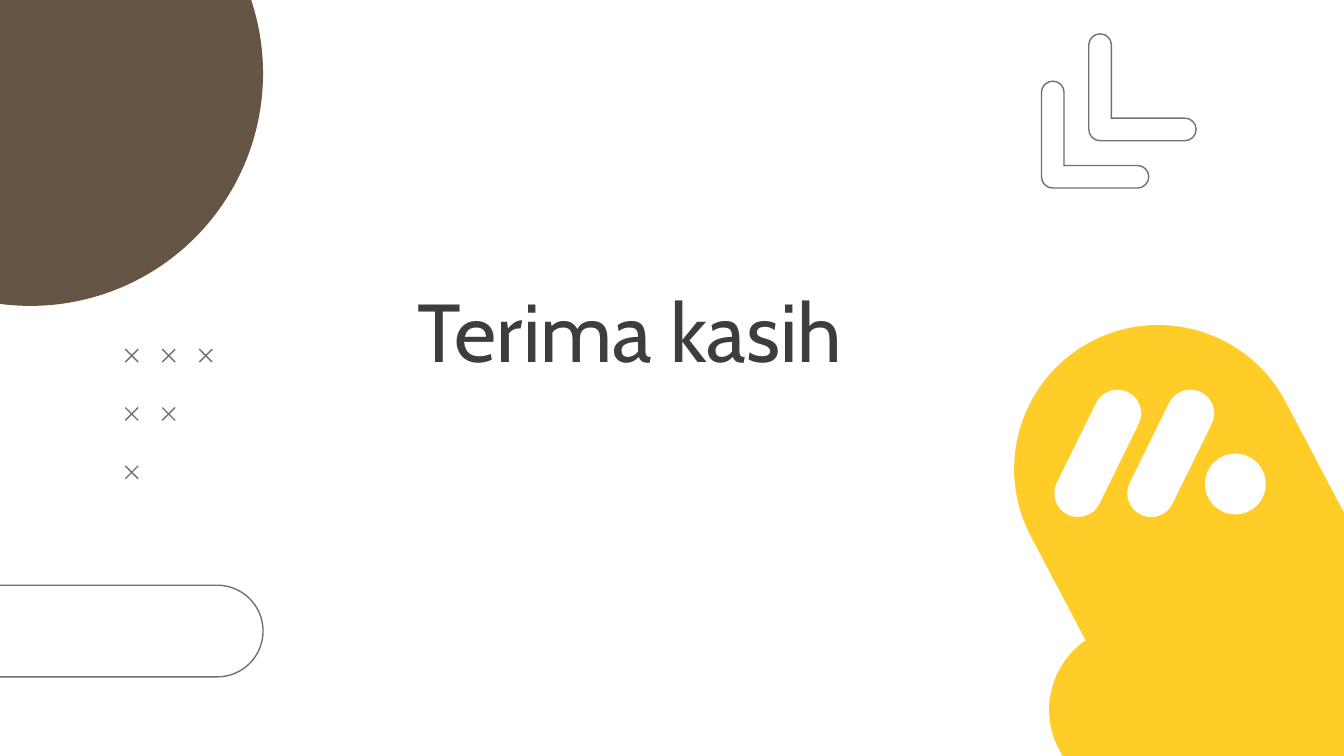
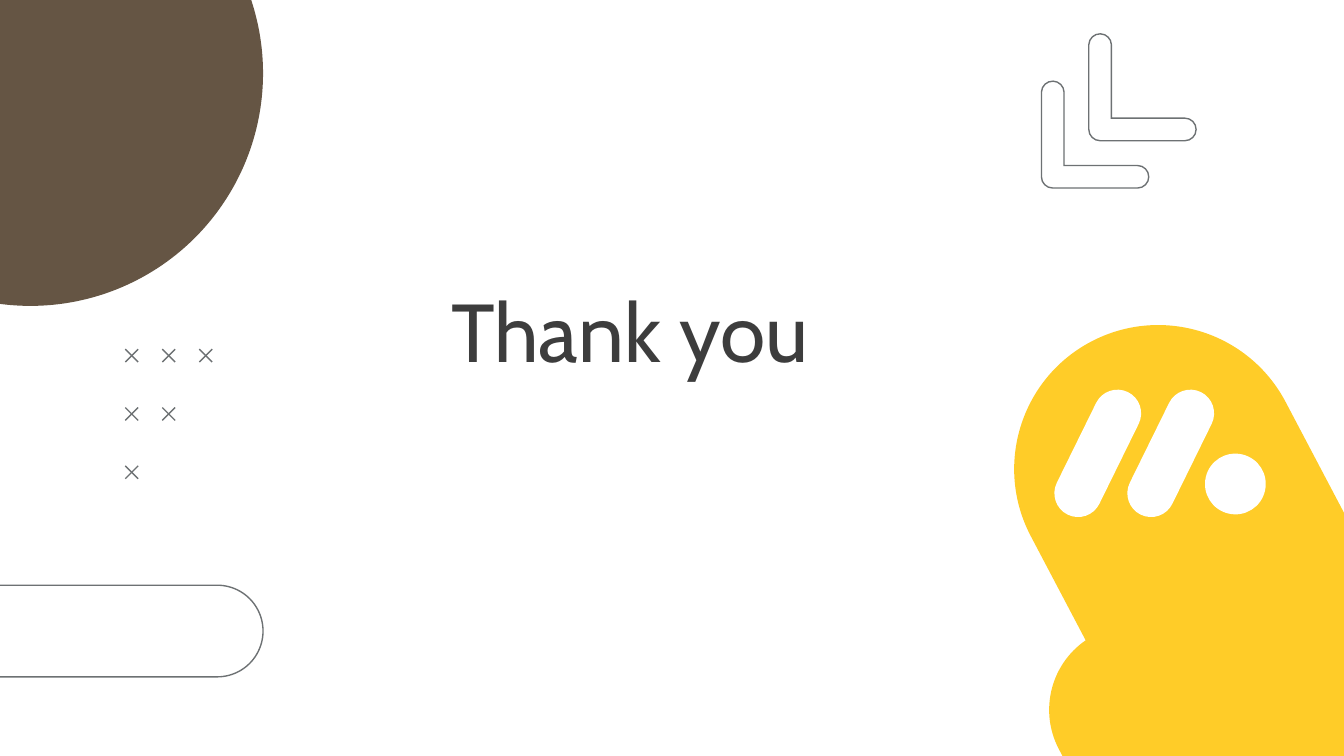
Before and after one commit to haryra/Tesis-s2-ai, a slide deck: slide 44 of Presentasi Conference Hary Rachmat 2108207010009 english.pptx. Drawn at 1344x756 pixels with LibreOffice and Linux fonts; fonts in the diff are those of the drawing. Boxes give left, top, right and bottom in pixels: in the first picture for what was removed or moved away, otherwise in the second. Text is boxed around its words. In the diff, an @@ line names an element or a change of style, - is before the commit and + after.

```diff
--- a/Presentasi Conference Hary Rachmat 2108207010009 english.pptx
+++ b/Presentasi Conference Hary Rachmat 2108207010009 english.pptx
@@ title at box(451, 300, 808, 380): text changed @@
-Terima kasih
+Thank you
```
Also in this commit, not shown: 42 other slides changed.
